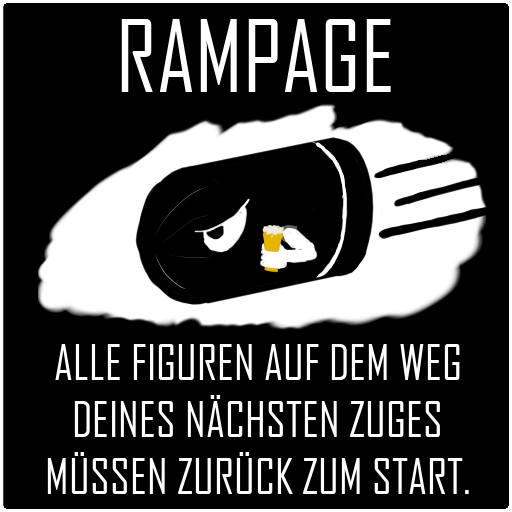
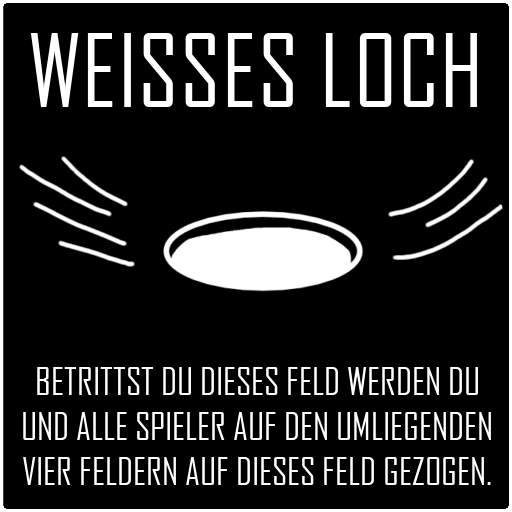
Layered file, before and after one edit (512x512). Changes by layer:
hid group "Ebenengruppe" (3 layers) over (38, 19, 486, 494)
showed group "whiteHole" (3 layers) over (19, 33, 503, 485)
